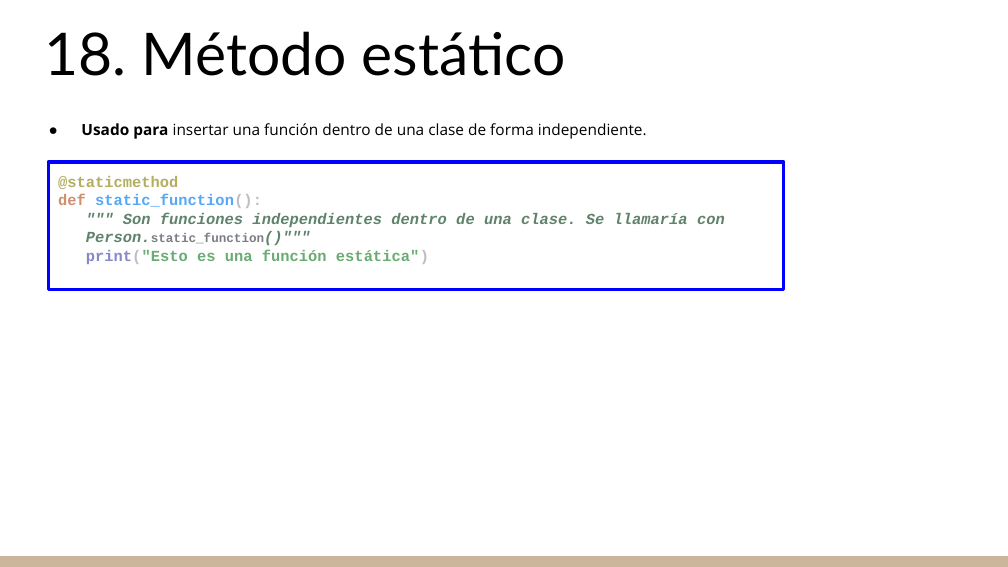
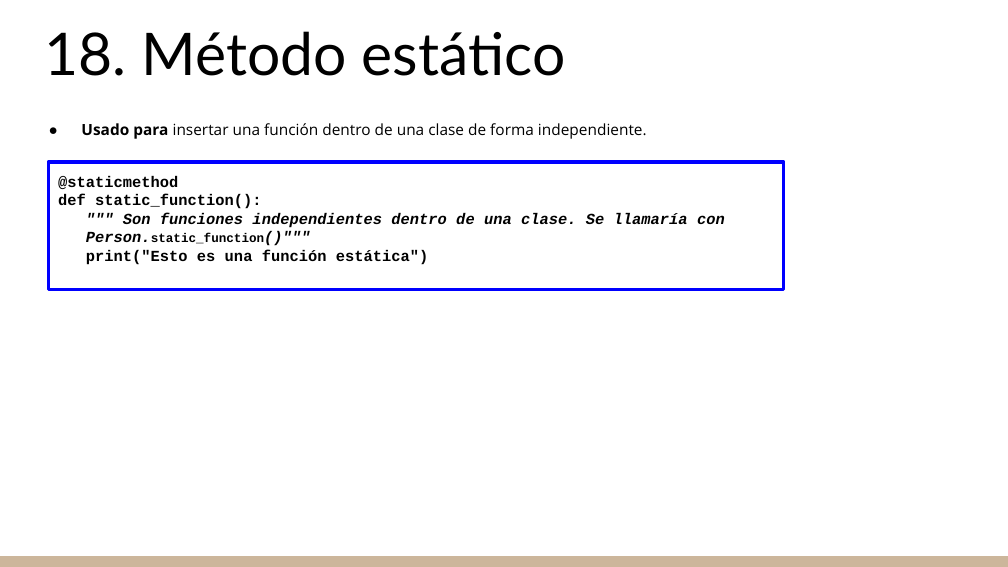
Before and after one commit to agrgal/programasEnPython, a slide deck: slide 35 of repaso2024/CHULETERO _ CHULETAS DE PYTHON_para_imprimir.odp. Drawn at 1008x567 pixels with LibreOffice and Linux fonts; fonts in the diff are those of the drawing. Boxes give left, top, right and bottom in pixels: in the first picture for what was removed or moved away, otherwise in the second. Text is boxed around its words. In the diff, an @@ line names an element or a change of style, - is before the commit and + after.

```diff
--- a/repaso2024/CHULETERO _ CHULETAS DE PYTHON_para_imprimir.odp
+++ b/repaso2024/CHULETERO _ CHULETAS DE PYTHON_para_imprimir.odp
@@ rectangle "@staticmethod" at (48, 162, 784, 290): text colour #B3AE60 to #000000 in "@staticmethod"; text colour #CF8E6D to #000000 in "def"; text colour #56A8F5 to #000000 in "static_function():"; text colour #BCBEC4 to #000000 in "static_function():", "print("Esto estática")"; text colour #5F826B to #000000 in """" Son funciones independientes dentro de una ...", "Person.static_function()""""; text colour #7A7E85 to #000000 in "Person.static_function()""""; text colour #8888C6 to #000000 in "print("Esto"; text colour #6AAB73 to #000000 in "print("Esto es una función estática")" @@
```
Also in this commit, not shown: 58 other slides changed, 1 other file.
